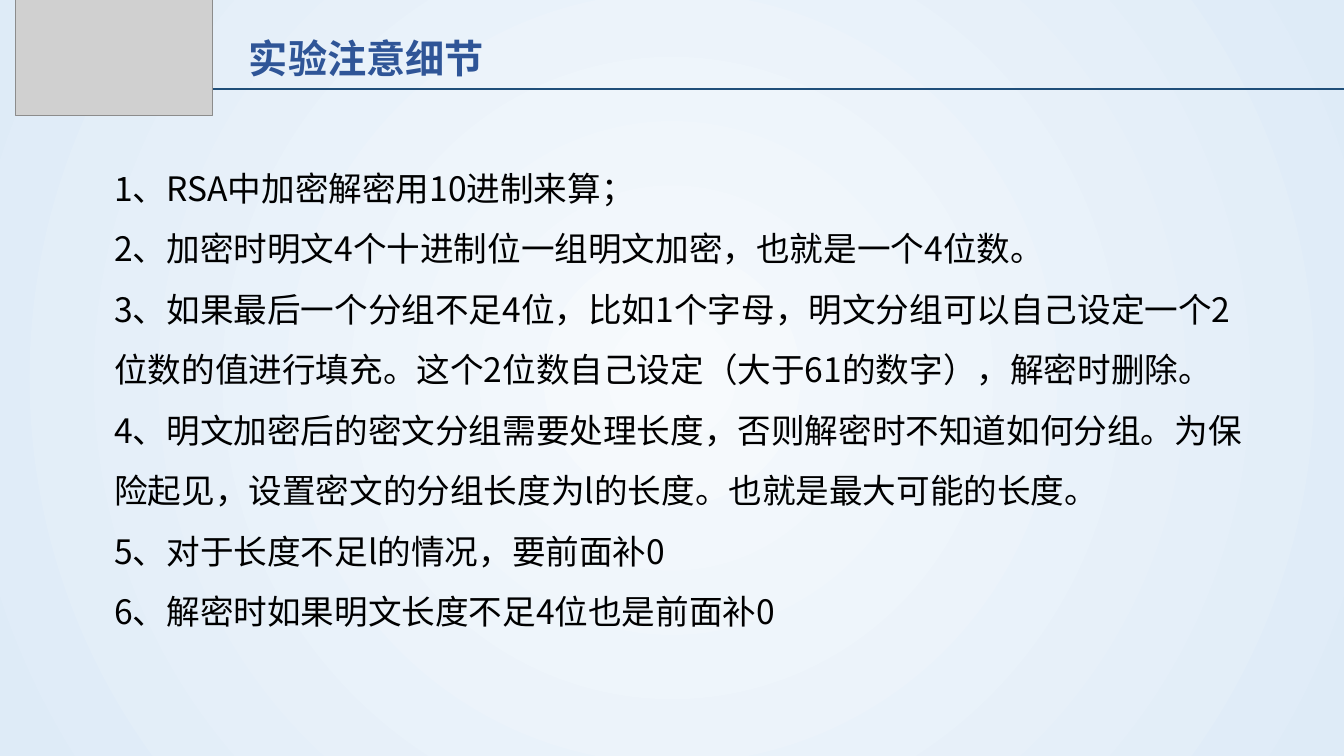
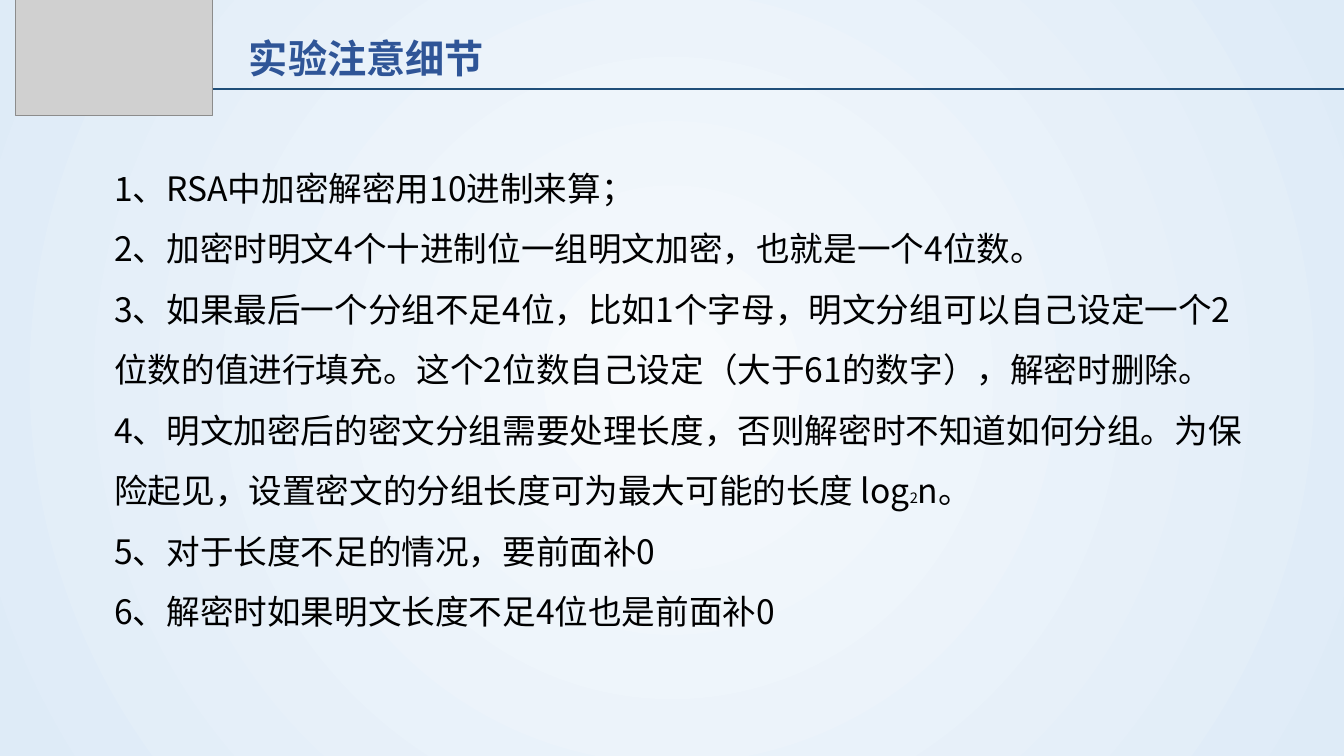
Before and after one commit to JudySue/CryptographyLabs, a slide deck: slide 12 of stupkt/lab2/密码学基础-2-RSA密码算法.pptx. Drawn at 1344x756 pixels with LibreOffice and Linux fonts; fonts in the diff are those of the drawing; grey boxes stand for pictures. Boxes give left, top, right and bottom in pixels: in the first picture for what was removed or moved away, otherwise in the second. Text is boxed around its words. In the diff, an @@ line names an element or a change of style, - is before the commit and + after.

```diff
--- a/stupkt/lab2/密码学基础-2-RSA密码算法.pptx
+++ b/stupkt/lab2/密码学基础-2-RSA密码算法.pptx
@@ text at <box>114,414,1241,568</box>: text changed @@
-4、明文加密后的密文分组需要处理长度，否则解密时不知道如何分组。为保险起见，设置密文的分组长度为l的长度。也就是最大可能的长度。
-5、对于长度不足l的情况，要前面补0
+4、明文加密后的密文分组需要处理长度，否则解密时不知道如何分组。为保险起见，设置密文的分组长度可为最大可能的长度 log2n。
+5、对于长度不足的情况，要前面补0
```
Also in this commit, not shown: 1 other slide changed, 4 other files.
